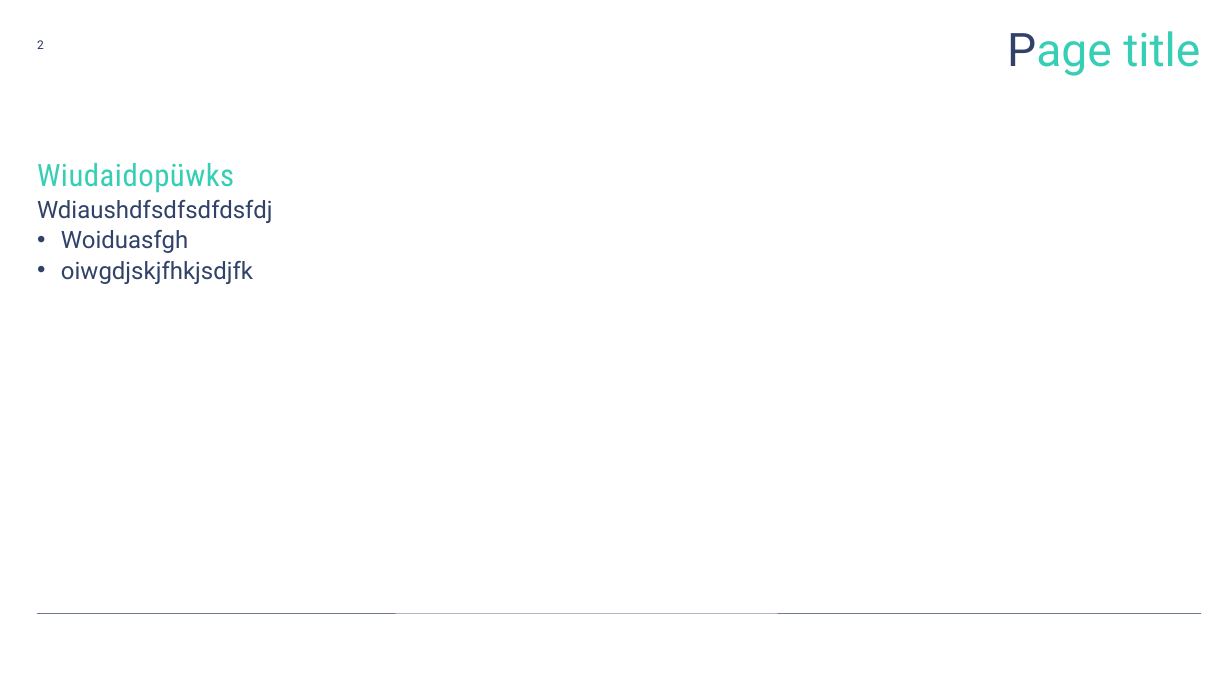
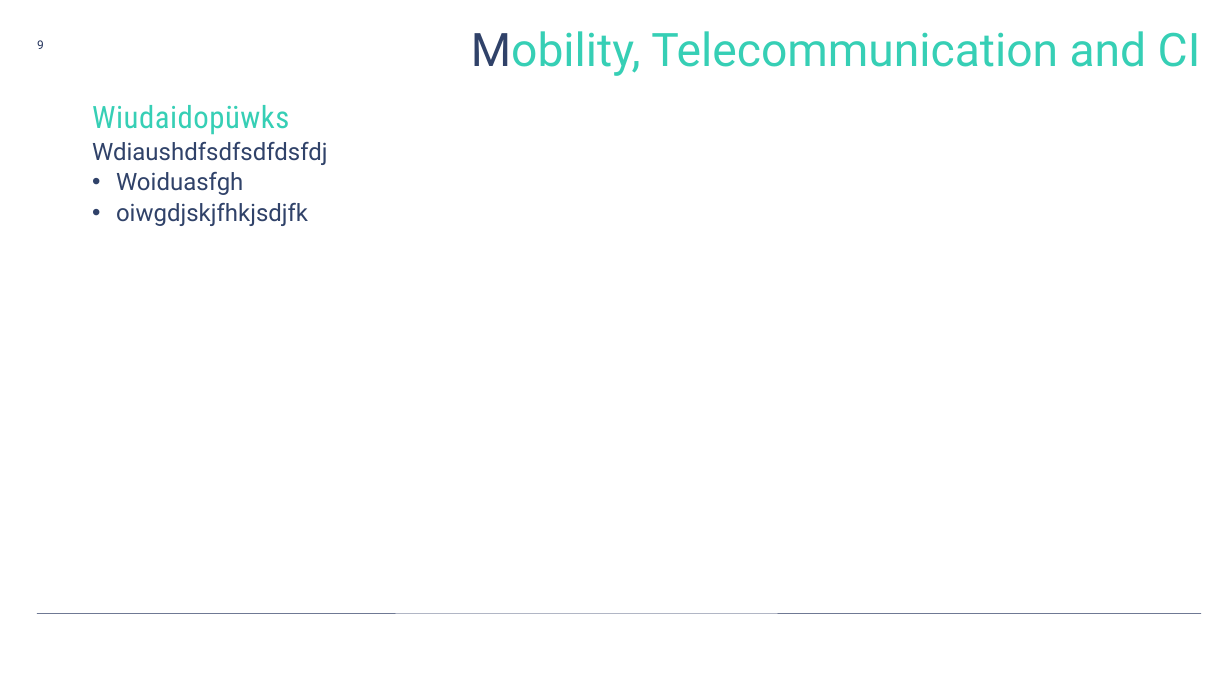
Before and after one commit to birnbaum/cid-workshop2, a slide deck: slide 9 of slides/ide3a_workshop2.pptx (slide 2 before the commit). Drawn at 1232x693 pixels with LibreOffice and Linux fonts; fonts in the diff are those of the drawing; background and template pictures are left out. Boxes give left, top, right and bottom in pixels: in the first picture for what was removed or moved away, otherwise in the second. Text is boxed around its words. In the diff, an @@ line names an element or a change of style, - is before the commit and + after.

```diff
--- a/slides/ide3a_workshop2.pptx
+++ b/slides/ide3a_workshop2.pptx
@@ page number at (x1=37, y1=40, x2=44, y2=49): text changed @@
-2
+9
@@ text at (x1=471, y1=31, x2=1201, y2=76): text changed @@
-Page title
+Mobility, Telecommunication and CI
@@ text "Wiudaidopüwks" moved from (x1=37, y1=163, x2=273, y2=284) to (x1=92, y1=105, x2=328, y2=226) @@
```
Also in this commit, not shown: 9 slides added, 2 slides removed, 4 other files.
